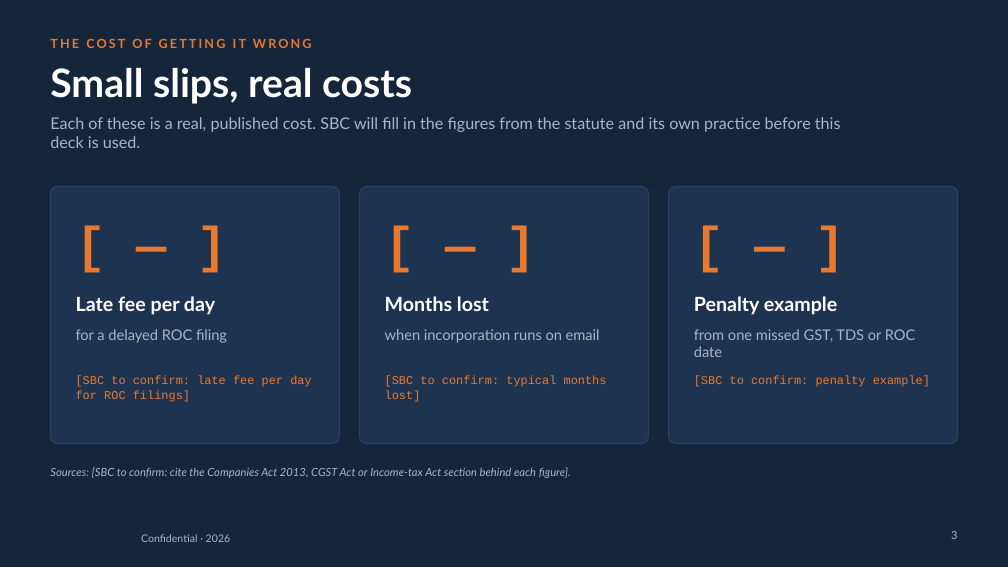
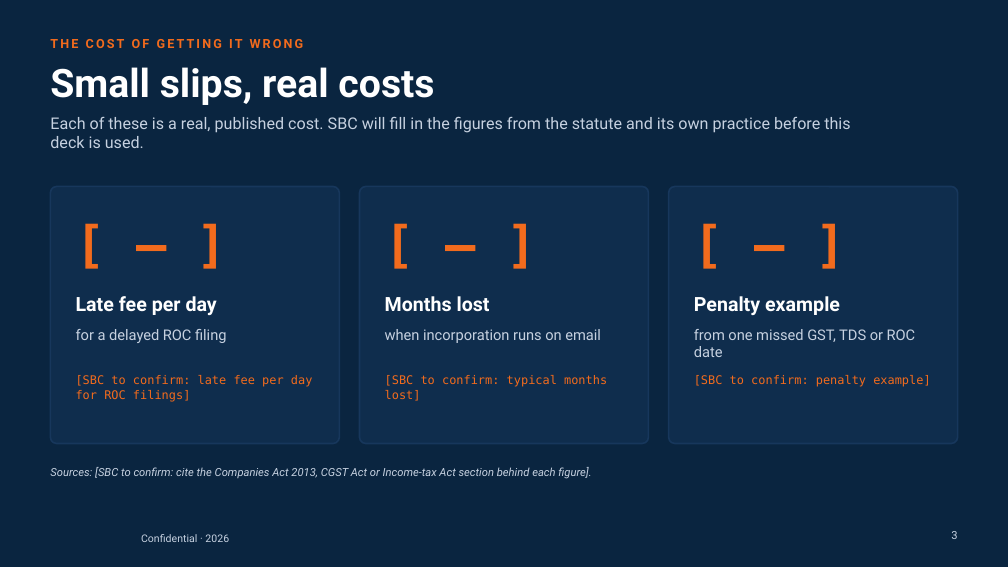
Before and after one commit to abdulfarhath7/vcfo_suite, a slide deck: slide 3 of docs/collateral/vcfo-suite/VCFO_Suite_Corporate_Deck.pptx. Drawn at 1008x567 pixels with LibreOffice and Linux fonts; fonts in the diff are those of the drawing; background and template pictures are left out. Boxes give left, top, right and bottom in pixels: in the first picture for what was removed or moved away, otherwise in the second. Text is boxed around its words. In the diff, an @@ line names an element or a change of style, - is before the commit and + after.

```diff
--- a/docs/collateral/vcfo-suite/VCFO_Suite_Corporate_Deck.pptx
+++ b/docs/collateral/vcfo-suite/VCFO_Suite_Corporate_Deck.pptx
@@ background #15263B to #0A2540 @@
@@ text "THE COST OF GETTING IT ..." at box(50, 39, 304, 48): font Lato to Roboto, text colour #E9792F to #F26B1D @@
@@ fill #1E3350 to #0F2D4D; outline #2A4263 0.75 pt to #17375C 1.13 pt; proportions changed in 3 elements at box(50, 186, 340, 444), box(360, 186, 649, 444), box(668, 186, 958, 444) @@
@@ font Courier New to DejaVu Sans Mono, text colour #E9792F to #F26B1D in 6 elements at box(76, 375, 313, 402), box(385, 375, 607, 401), box(694, 375, 930, 387), box(76, 212, 314, 282), box(385, 212, 624, 282), box(694, 212, 932, 282) @@
@@ font Lato to Roboto in 4 elements at box(50, 67, 434, 105), box(76, 296, 217, 315), box(385, 296, 490, 312), box(694, 296, 840, 315) @@
@@ font Lato to Roboto, text colour #A9B6C6 to #C6D1E0 in 7 elements at box(50, 117, 850, 148), box(76, 329, 227, 343), box(385, 329, 601, 343), box(694, 329, 916, 357), box(50, 467, 591, 479), box(951, 531, 957, 539), box(141, 534, 229, 542) @@
```
Also in this commit, not shown: 13 other slides changed, 13 other files.
